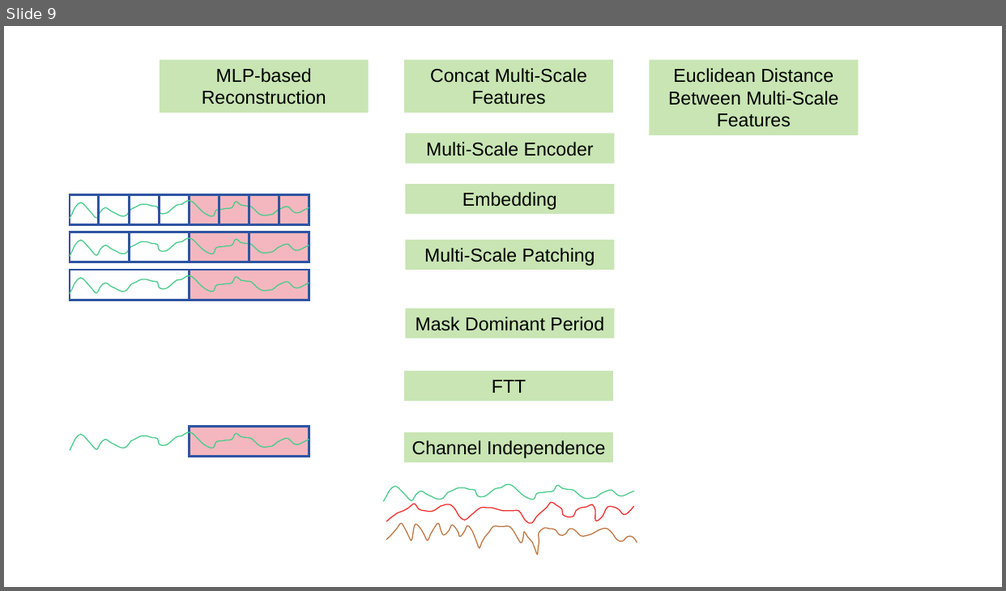
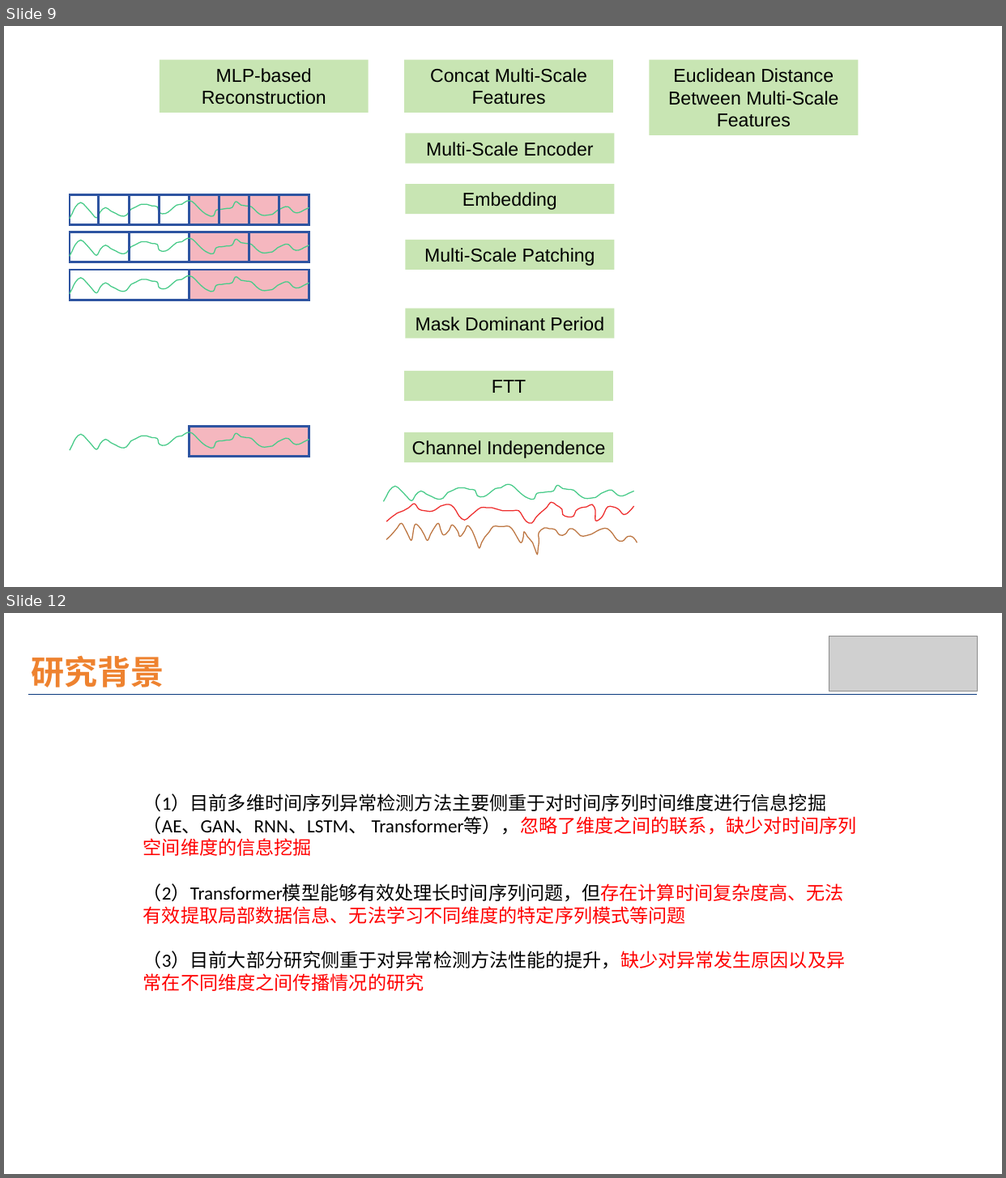
Before and after one commit to wuchenhu98/lunwen, a slide deck: 论文插图.pptx. Shown one above the other, each under a label of ours: slide 9 before the commit, slides 9 and 12 after it; the slides between them are not shown. The pictures are 1006x591 and 1006x1178 pixels, drawn with LibreOffice and Linux fonts; fonts in the diff are those of the drawing; grey boxes stand for pictures. Boxes give left, top, right and bottom in pixels: in the first picture for what was removed or moved away, otherwise in the second. Text is boxed around its words. In the diff, an @@ line names an element or a change of style, - is before the commit and + after.

```diff
--- a/论文插图.pptx
+++ b/论文插图.pptx
@@ slide 12 added at [4,613,1002,1174], background #FFFFFF @@
@@ picture added at [829,636,978,691] @@
@@ text added at [31,655,164,688], 32 pt, text #EE822F, bold @@
+研究背景
@@ line added from (28, 695) to (978, 695), #09397E 1 pt @@
@@ text added at [143,794,857,991], 18 pt, text #000000 @@
+（1）目前多维时间序列异常检测方法主要侧重于对时间序列时间维度进行信息挖掘（AE、GAN、RNN、LSTM、 Transformer等），忽略了维度之间的联系，缺少对时间序列空间维度的信息挖掘
+（2）Transformer模型能够有效处理长时间序列问题，但存在计算时间复杂度高、无法有效提取局部数据信息、无法学习不同维度的特定序列模式等问题
+（3）目前大部分研究侧重于对异常检测方法性能的提升，缺少对异常发生原因以及异常在不同维度之间传播情况的研究
```
Also in this commit, not shown: 4 slides changed, 1 other slide added, 1 slide removed.
